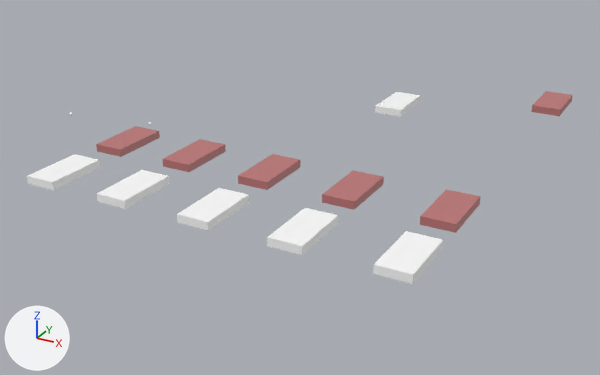
One commit to the glTF model gltf-extras/public/levels/constraints.glb: the scene before it, then after it.
Camera for both pictures: a 50 mm camera at (15.16, -19.93, 12.65) aimed at (2.92, 2.31, 1.53). Lighting does not change. The marker at lower left points along +X, +Y and +Z.

Objects in the first picture: 'Cube (1)', 'Cube (11)', 'Cube (3)', 'Cube (5)', 'Cube (7)', 'Cube (8)', 'Distance Parent', 'HingeParent', 'PathParent', 'Point Parent', 'Pulley Parent', 'Slider Parent'.
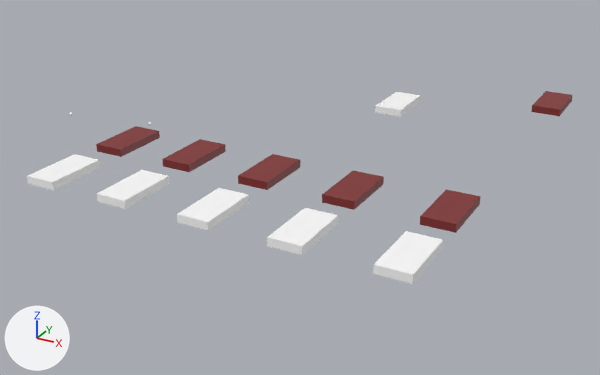
Changed parts and their boxes [x1, y1, x2, y2] in the pictures (600 x 375 px):
```json
{"object": "Point Parent", "change": "recoloured", "before": [420, 189, 480, 233], "after": [420, 189, 480, 233]}
{"object": "HingeParent", "change": "recoloured", "before": [322, 170, 384, 210], "after": [322, 170, 384, 210]}
{"object": "Slider Parent", "change": "recoloured", "before": [238, 154, 300, 190], "after": [238, 154, 300, 190]}
{"object": "Distance Parent", "change": "recoloured", "before": [162, 139, 226, 172], "after": [162, 139, 226, 172]}
{"object": "Pulley Parent", "change": "recoloured", "before": [96, 126, 160, 157], "after": [96, 126, 160, 157]}
{"object": "Cube (8)", "change": "recoloured", "before": [532, 91, 573, 116], "after": [532, 91, 573, 116]}
```

The change, as JSON lines over the scene's bpy script:
```json
{"op": "set", "path": "mat_red.base_color", "old": "(0.509, 0.18, 0.18)", "new": "(0.223, 0.0273, 0.0273)", "note": "pink #bd7676 -> red #822e2e"}
```
